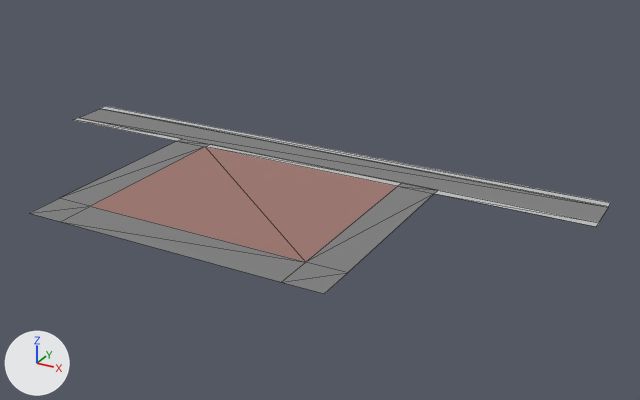
Two versions of the glTF model assets/models/districts/descalzas/chunk_library.glb, one commit apart.
Both versions are drawn from a 50 mm lens placed at (45.3, -80.1, 35.1), pointed at (6.0, -8.6, -0.7). The axes (+X, +Y, +Z) are drawn at lower left. The lights are the same throughout. The first picture is the older version. Mesh edges are drawn as thin lines. Where no turn or scale is listed for an object, it has been applied to the vertices. Vertices at exactly the same position are counted once.

Objects in the first picture: 'Plane', 'Square'.
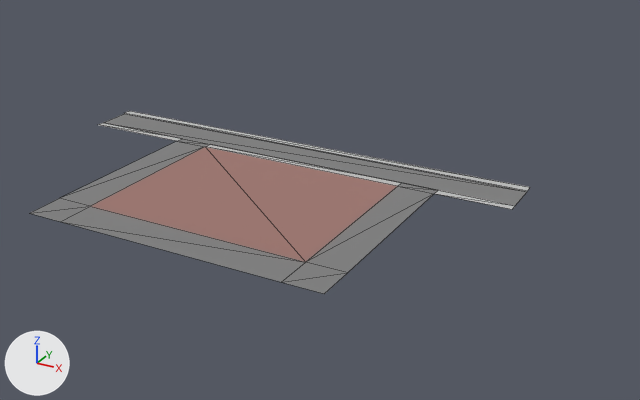
Boxes (x1, y1, x2, y2) around the edits, measured in the pictures (640 x 400 px; the box of a moved part takes in the faces that stretch with it):
'Square', reshaped (15% narrower): before (30, 118, 599, 294); after (30, 123, 515, 294)
'Plane', moved, rescaled (20% narrower, 18% shorter): before (79, 106, 611, 222); after (103, 111, 530, 206)
part 2 of me_plane_001, moved or reshaped: before (74, 118, 182, 141); after (99, 123, 182, 141)
part 3 of me_plane_001, moved or reshaped: before (434, 190, 599, 227); after (434, 190, 515, 209)

The edits, one by one:
me_plane is used by ob_plane; location (0.0, 0.0, 0.0).
me_plane had 8 vertices, 6 faces and spanned x -32.0..32.0, y -2.0..3.0, z 0.0..0.1.
me_plane now has 8 vertices, 6 faces and spans x -28.0..24.0, y -2.0..3.0, z 0.0..0.1.
me_plane part 1: the whole mesh is scaled about its middle by (0.812, 1, 1), then moved by (-2.0, 0.0, 0.0).
me_plane_001 is used by ob_square; location (0.0, -2.0, 0.0).
me_plane_001 had 20 vertices, 22 faces and spanned x -32.0..32.0, y -24.0..0.0, z 0.0.
me_plane_001 now has 20 vertices, 22 faces and spans x -28.0..24.0, y -24.0..0.0, z 0.0.
Part 2, on me_plane_001:
Vertex 16 of me_plane_001 moves from (-32.0, -1.0, 0.0) at pixel (72, 119) to (-28.0, -1.0, 0.0) at pixel (97, 124).
Vertex 18 of me_plane_001 moves from (-32.0, 0.0, 0.0) at pixel (78, 117) to (-28.0, 0.0, 0.0) at pixel (103, 122).
Part 3, on me_plane_001:
Vertex 17 of me_plane_001 moves from (32.0, -1.0, 0.0) at pixel (596, 226) to (24.0, -1.0, 0.0) at pixel (512, 209).
Vertex 19 of me_plane_001 moves from (32.0, 0.0, 0.0) at pixel (598, 222) to (24.0, 0.0, 0.0) at pixel (515, 205).
